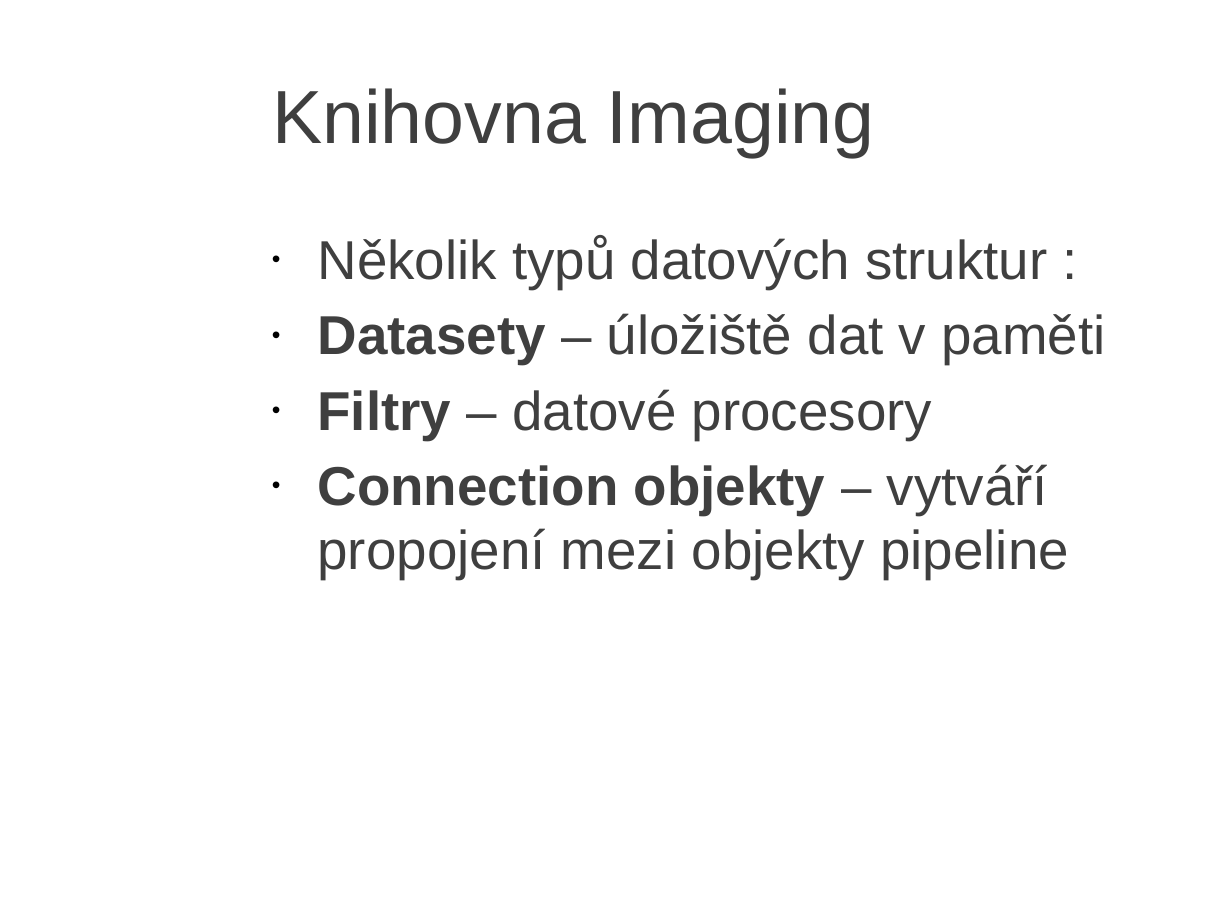
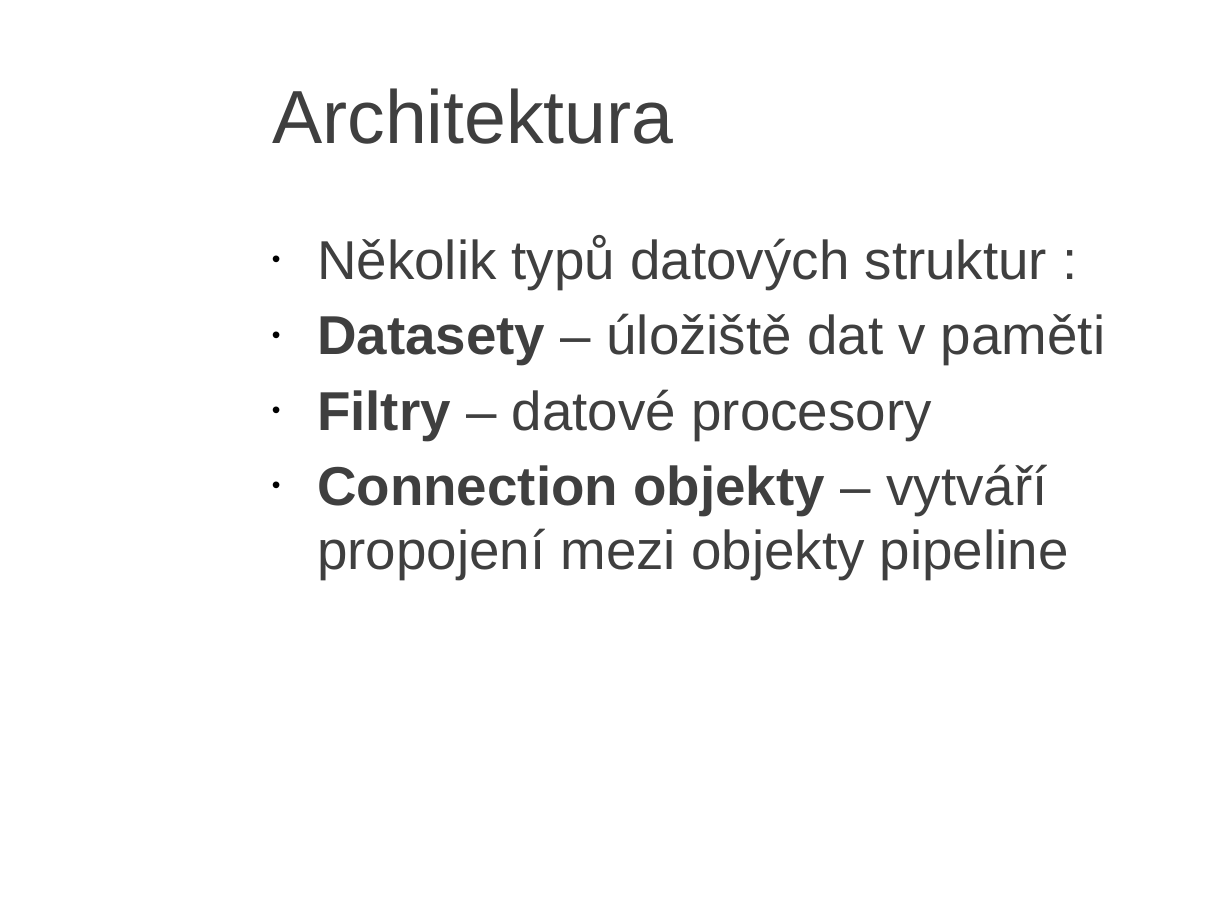
Before and after one commit to JanKolomaznik/MedV4D, a slide deck: slide 2 of doc/Presentation/Imaging.ppt (slide 3 before the commit). Drawn at 1232x924 pixels with LibreOffice and Linux fonts; fonts in the diff are those of the drawing; background and template pictures are left out. Boxes give left, top, right and bottom in pixels: in the first picture for what was removed or moved away, otherwise in the second. Text is boxed around its words. In the diff, an @@ line names an element or a change of style, - is before the commit and + after.

```diff
--- a/doc/Presentation/Imaging.ppt
+++ b/doc/Presentation/Imaging.ppt
@@ title at <box>272,88,673,144</box>: text changed @@
-Knihovna Imaging
+Architektura
```
Also in this commit, not shown: 1 other slide changed, 5 slides added, 4 slides removed.
